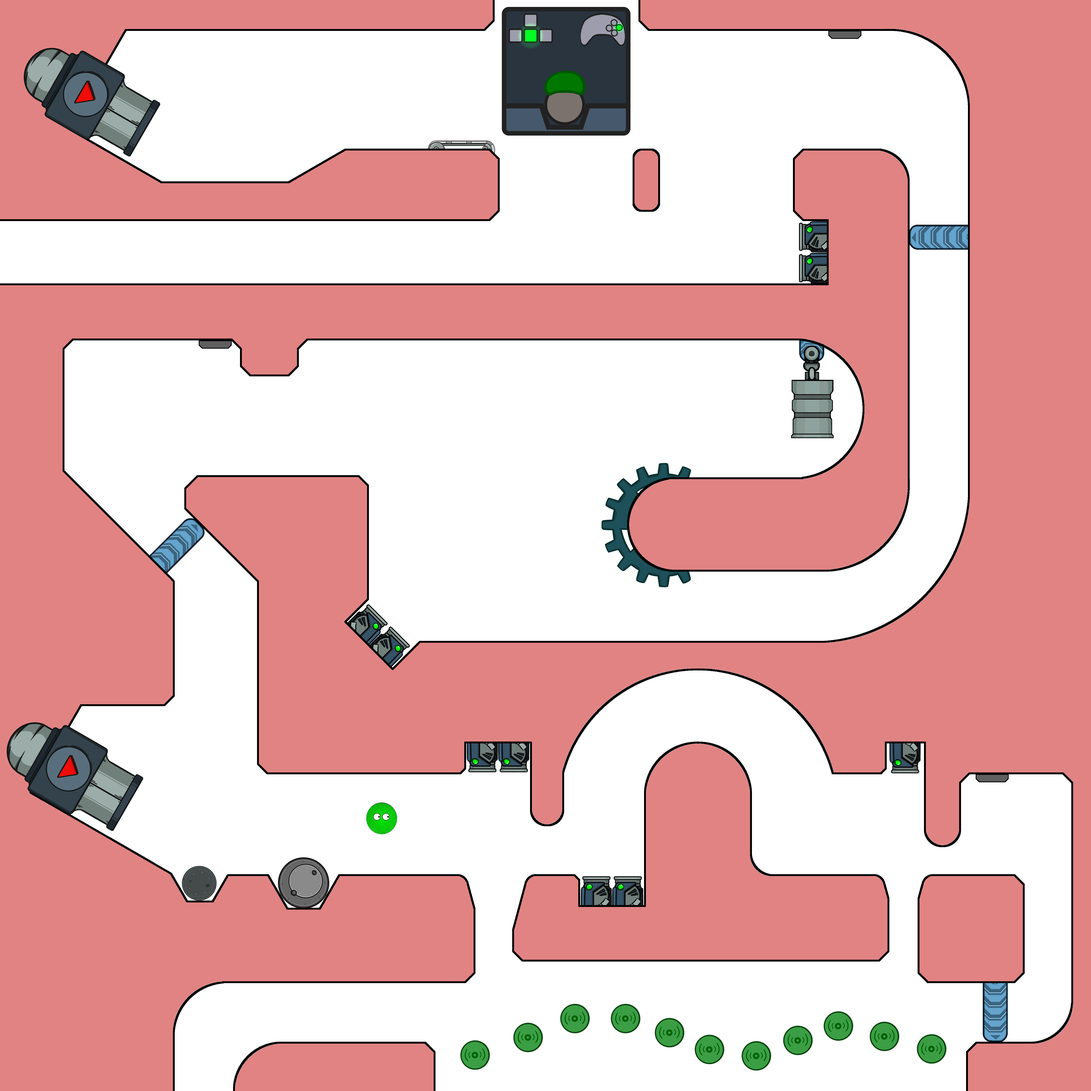
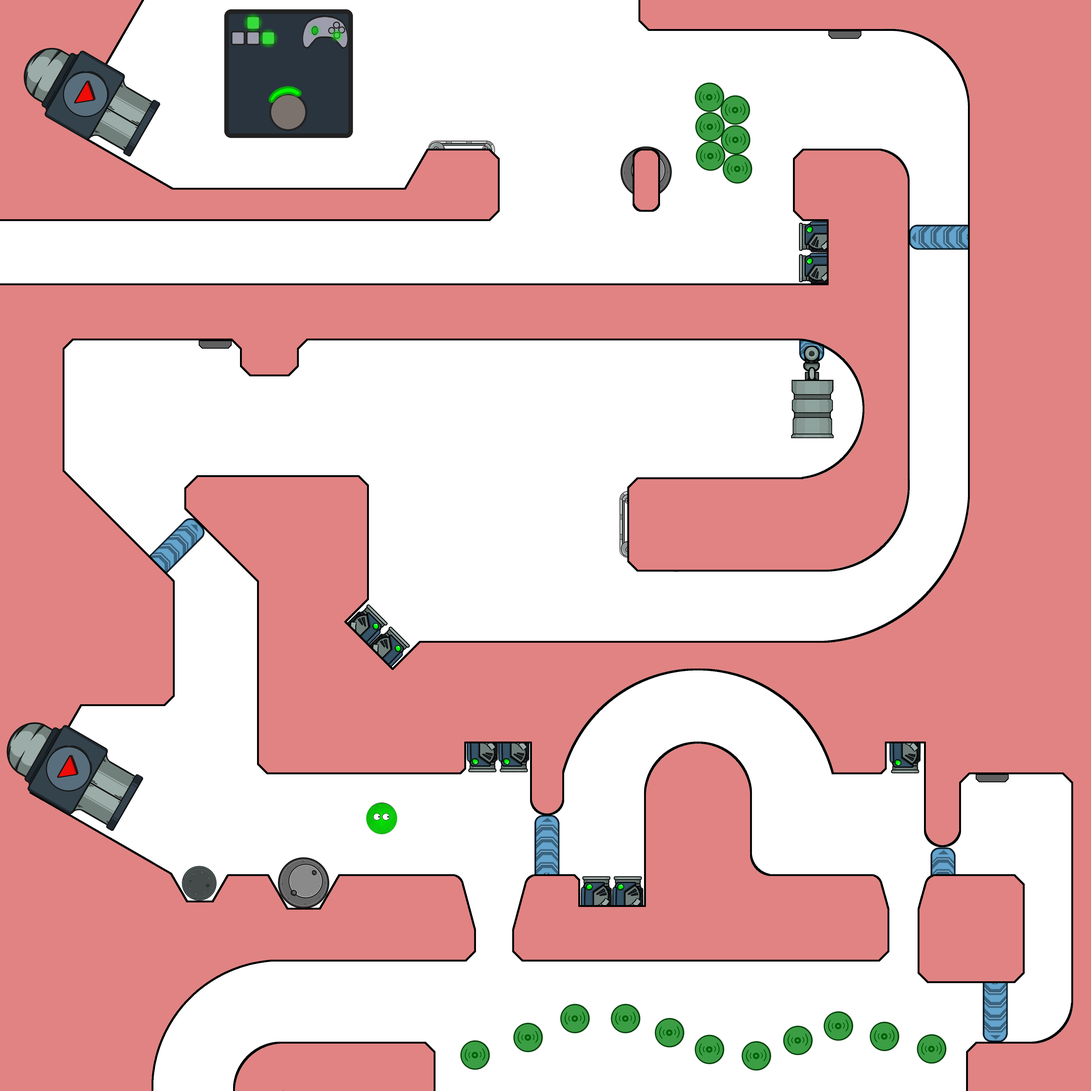
Layered file, before and after one edit (1091x1091). Changes by layer:
added layer "JIGGERS" above "Jiggle" over [694, 82, 753, 185]
painted on "TUT" over [224, 6, 631, 139]
painted on "The Map" over [105, 0, 1074, 1091]
renamed "Gear" to "Air Conveyor", moved it above "BigJumper", painted on it over [597, 463, 692, 588]
added layer "BigJumper" above "Barrel Door 1" over [620, 146, 673, 195]
added layer "Barrel Door 1" above "Barrel Door 2" over [534, 815, 560, 875]
added layer "Barrel Door 2" above "1st Laser" over [930, 847, 957, 879]
